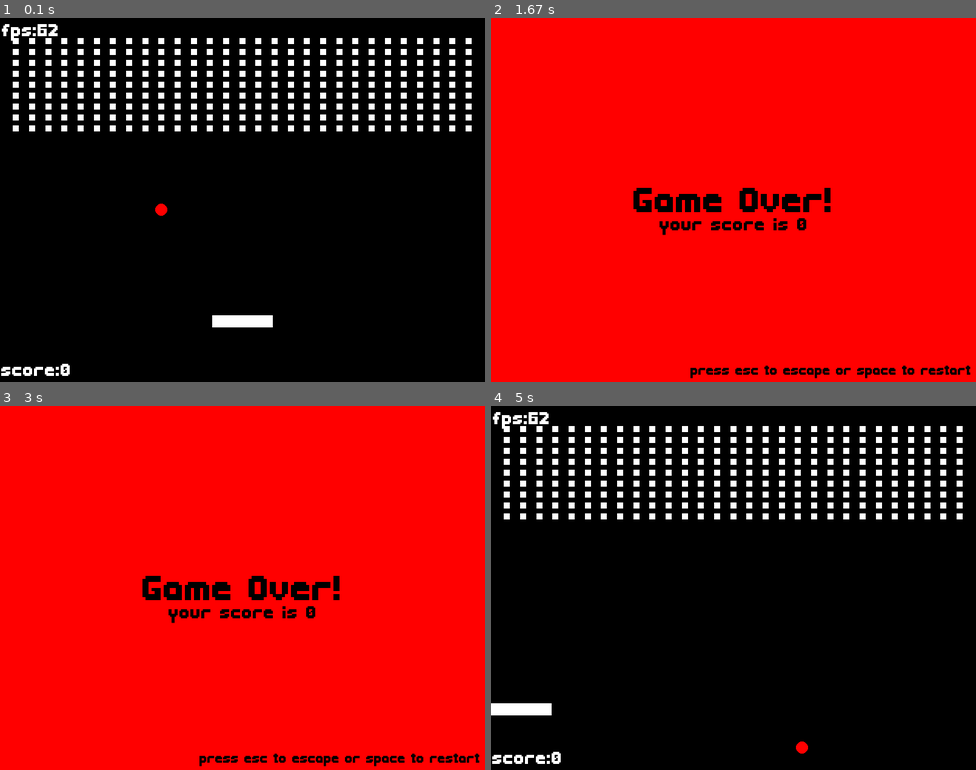
Above: before the commit, frames 1-4 (two rows, left to right).
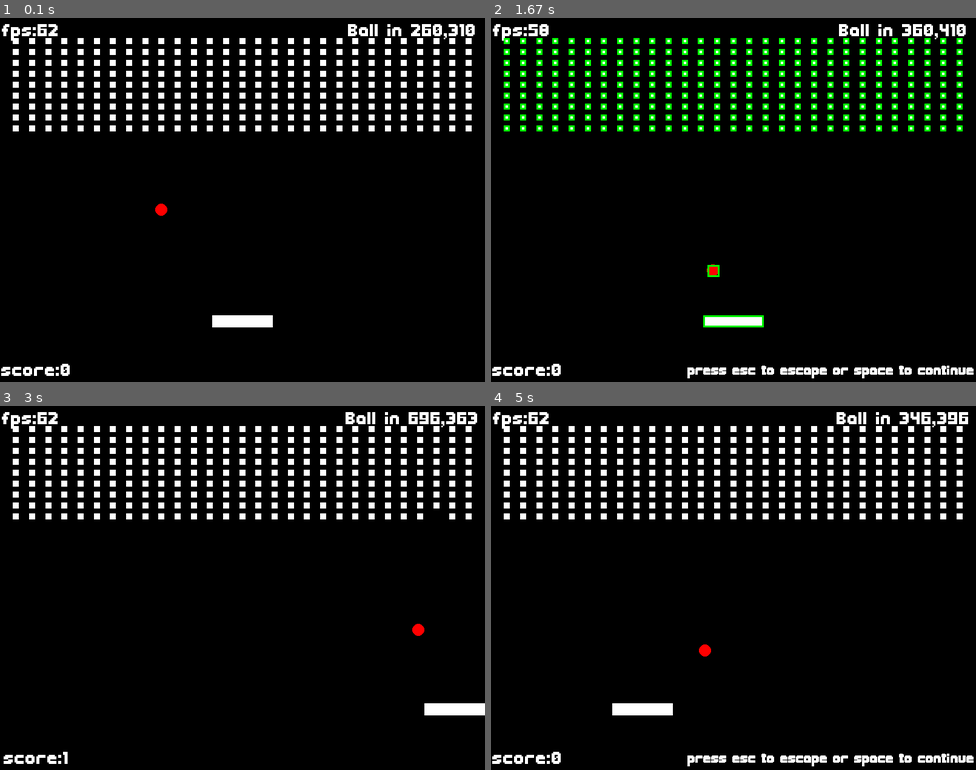
Above: after the commit, the same moments.

Repository: ZhangJC2025/pygame_breakout
Game: pygame game, started from my_pygame.py
Two runs of this game, one before a commit and one after it. Both use one fixed random seed, a clock stepped at 60 frames per second and the inputs below.
Inputs:
- Up to frame 1 (0.1 s): no input
- Up to frame 2 (1.67 s): hold F3 0.33-0.8 s; hold D 0.33-0.8 s; tap Space at 0.83 s; hold P 1.17-1.63 s; hold D 1.17-1.63 s
- Up to frame 3 (3 s): tap Space at 1.67 s; hold F3 2-2.47 s; hold D 2-2.47 s; hold D 2.5-2.97 s
- Up to frame 4 (5 s): hold Space 3.5-4.03 s; hold A 3.5-4.03 s; hold Space 4.07-4.6 s; hold A 4.07-4.6 s; hold P from 4.63 s (still down); hold A from 4.63 s (still down)

The runs differ from the first frame. In frame 1, 0.5% of the frame differs, in the area x 71-98%, y 1-6%; in frame 2, 98%, in the area x 0-100%, y 0-100%; in frame 3, 98%; in frame 4, 2.3%.

Commit message:
add pause and small fix

Diff:
--- a/my_pygame.py
+++ b/my_pygame.py
@@ -19,13 +19,21 @@
 DEBUG_MODE = False
 
 # game status
-# 0 playing 1 win -1 lose
+# 0 playing
+# 1 win
+# -1 lose
+# 2 pause
+# -2 exit
 GAME_STATUS = 0
 
 # game score
 SCORE = 0
 
+# to detect wheter cheat code in input
 cheat_code = []
+
+# if first run ?
+FIRST_RUN = True
 
 
 class Paddle:
@@ -90,7 +98,7 @@
             """self.y = HEIGTH - self.radius
             self.speed_y = -self.speed_y"""
             global GAME_STATUS
-            if not GAME_STATUS == 1:
+            if GAME_STATUS == 0:
                 GAME_STATUS = -1
 
         self.hit_box.x = self.x - self.radius
@@ -103,7 +111,7 @@
         self.speed_y = -self.speed_y
 
 
-class Block(Paddle):
+class Brick(Paddle):
     def __init__(self, x, y, width, height):
         super().__init__(x, y, width, height)
 
@@ -114,32 +122,43 @@
         return super().move(speed)
 
 
-class Block_generator:
+class Brick_generator:
     def __init__(self, x_range, y_range, line, row):
         self.line = line
         self.row = row
         self.x_range = x_range
         self.y_range = y_range
-        self.block_array = []
+        self.brick_array = []
         for i in range(1, line):
             for j in range(1, row):
                 y = (y_range[1] - y_range[0]) / line * i + y_range[0]
                 x = (x_range[1] - x_range[0]) / row * j + x_range[0]
 
-                self.block_array.append(Block(x, y, 10, 10))
+                self.brick_array.append(Brick(x, y, 10, 10))
 
     def draw(self, surface):
-        for block in self.block_array:
-            block.draw(surface)
+        for brick in self.brick_array:
+            brick.draw(surface)
 
     def destory(self, ball):
-        if ball in self.block_array:
-            self.block_array.remove(ball)
+        if ball in self.brick_array:
+            self.brick_array.remove(ball)
             global SCORE
             SCORE += 1
-        if self.block_array == []:
+        if self.brick_array == []:
             global GAME_STATUS
             GAME_STATUS = 1
+
+
+def pause_page(surface):
+    font_render(
+        surface,
+        30,
+        "press esc to escape or space to continue",
+        white,
+        (surface.get_width() - 240, surface.get_height() - 20),
+    )  # esc tips
+    pg.display.update()
 
 
 def win_page(surface):
@@ -179,20 +198,25 @@
     SCORE = 0
 
 
-def input_handler(paddle, dt, block_generator):
+def input_handler(paddle, dt, brick_generator):
+    global GAME_STATUS
     keys = pg.key.get_pressed()
-    if keys[pg.K_a]:
-        paddle.move(-600 * dt)
-    if keys[pg.K_d]:
-        paddle.move(600 * dt)
-    if keys[pg.K_F3]:
-        global DEBUG_MODE
-        if DEBUG_MODE:
-            DEBUG_MODE = False
-        else:
-            DEBUG_MODE = True
-    if not GAME_STATUS == 0 and keys[pg.K_SPACE]:
-        main()
+    if GAME_STATUS == 0:
+        if keys[pg.K_a]:
+            paddle.move(-600 * dt)
+        if keys[pg.K_d]:
+            paddle.move(600 * dt)
+
+    if keys[pg.K_p]:
+        if GAME_STATUS == 0:
+            GAME_STATUS = 2
+    if keys[pg.K_ESCAPE]:
+        GAME_STATUS = -2
+    if keys[pg.K_SPACE]:
+        if GAME_STATUS == 2:
+            GAME_STATUS = 0
+        elif GAME_STATUS == -1 or GAME_STATUS == 1:
+            main()
 
     # cheat code
     if keys[pg.K_z] and "z" not in cheat_code:
@@ -203,10 +227,10 @@
         cheat_code.append("c")
 
     if "z" in cheat_code and "j" in cheat_code and "c" in cheat_code:
-        cheat_mode(block_generator)
-
-
-def ui_render(surface, dt):
+        cheat_mode(brick_generator)
+
+
+def ui_render(surface, dt, ball):
     # fps render
     if dt:
         fps = int(1 / dt)
@@ -216,6 +240,13 @@
 
     # score render
     font_render(surface, 40, f"score:{SCORE}", white, (60, surface.get_height() - 20))
+    font_render(
+        surface,
+        40,
+        f"Ball in {int(ball.x)},{int(ball.y)}",
+        white,
+        (surface.get_width() - 120, 20),
+    )
 
 
 def font_render(surface, size, text, color, position):
@@ -258,12 +289,12 @@
     pg.display.update()
 
 
-def cheat_mode(block_generator):
+def cheat_mode(brick_generator):
     global GAME_STATUS
     if GAME_STATUS == -1:
         return
-    for block in block_generator.block_array:
-        block_generator.destory(block)
+    for brick in brick_generator.brick_array:
+        brick_generator.destory(brick)
     GAME_STATUS = 1
 
 
@@ -271,8 +302,13 @@
     pg.init()
     game_init()
 
+    global FIRST_RUN
     # right declare
-    print("font used in game: Cute Pixel\nsource: fontmeme.com/ziti/cute-pixel-font")
+    if FIRST_RUN:
+        print(
+            "Font used in game: Cute Pixel\nSource: fontmeme.com/ziti/cute-pixel-font"
+        )
+        FIRST_RUN = False
 
     screen = pg.display.set_mode((WIDTH, HEIGTH))
     pg.display.set_caption("Breakout")
@@ -280,40 +316,53 @@
     # entitys
     paddle = Paddle(screen.get_width() / 2, screen.get_height() - 100, 100, 20)
     ball = Ball(screen.get_width() / 2 - 150, screen.get_height() / 2)
-    block_generator = Block_generator((0, WIDTH), (20, 200), 10, 30)
+    brick_generator = Brick_generator((0, WIDTH), (20, 200), 10, 30)
 
     clock = pg.time.Clock()
     dt = 0
 
     running = True
     while running:
+        for e in pg.event.get():
+            if e.type == pg.QUIT:
+                running = False
+            if e.type == pg.KEYDOWN and e.key == pg.K_F3:
+                global DEBUG_MODE
+                if DEBUG_MODE:
+                    DEBUG_MODE = False
+                else:
+                    DEBUG_MODE = True
+
+        input_handler(paddle, dt, brick_generator)
+
+        if GAME_STATUS == 2:
+            pause_page(screen)
+            # continue
+            pass
+
+        if GAME_STATUS == -2:
+            running = False
+
         if GAME_STATUS == 0:
             playing_time = time.time() - start
             pg.display.set_caption(f"play Breakout {playing_time:.2f}s")
 
-        for e in pg.event.get():
-            if e.type == pg.QUIT or e.type == pg.KEYDOWN and e.key == pg.K_ESCAPE:
-                running = False
-
-        screen.fill(BACKGROUND_COLOR)
-
-        input_handler(paddle, dt, block_generator)
-
-        ui_render(screen, dt)
-
-        ball.move(dt)
-
-        # collider
-        if ball.hit_box.colliderect(paddle.hit_box):
-            ball.rebound()
-        for block in block_generator.block_array:
-            if ball.hit_box.colliderect(block.hit_box):
-                block_generator.destory(block)
+            screen.fill(BACKGROUND_COLOR)
+
+            ui_render(screen, dt, ball)
+            if GAME_STATUS == 0:
+                ball.move(dt)
+            # collider
+            if ball.hit_box.colliderect(paddle.hit_box):
                 ball.rebound()
-
-        paddle.draw(screen)
-        ball.draw(screen)
-        block_generator.draw(screen)
+            for brick in brick_generator.brick_array:
+                if ball.hit_box.colliderect(brick.hit_box):
+                    brick_generator.destory(brick)
+                    ball.rebound()
+
+            paddle.draw(screen)
+            ball.draw(screen)
+            brick_generator.draw(screen)
 
         dt = clock.tick(60) / 1000
 
@@ -321,7 +370,7 @@
             pg.display.update()
         elif GAME_STATUS == -1:
             dead_page(screen)
-        else:
+        elif GAME_STATUS == 1:
             win_page(screen)
 
     pg.quit()
